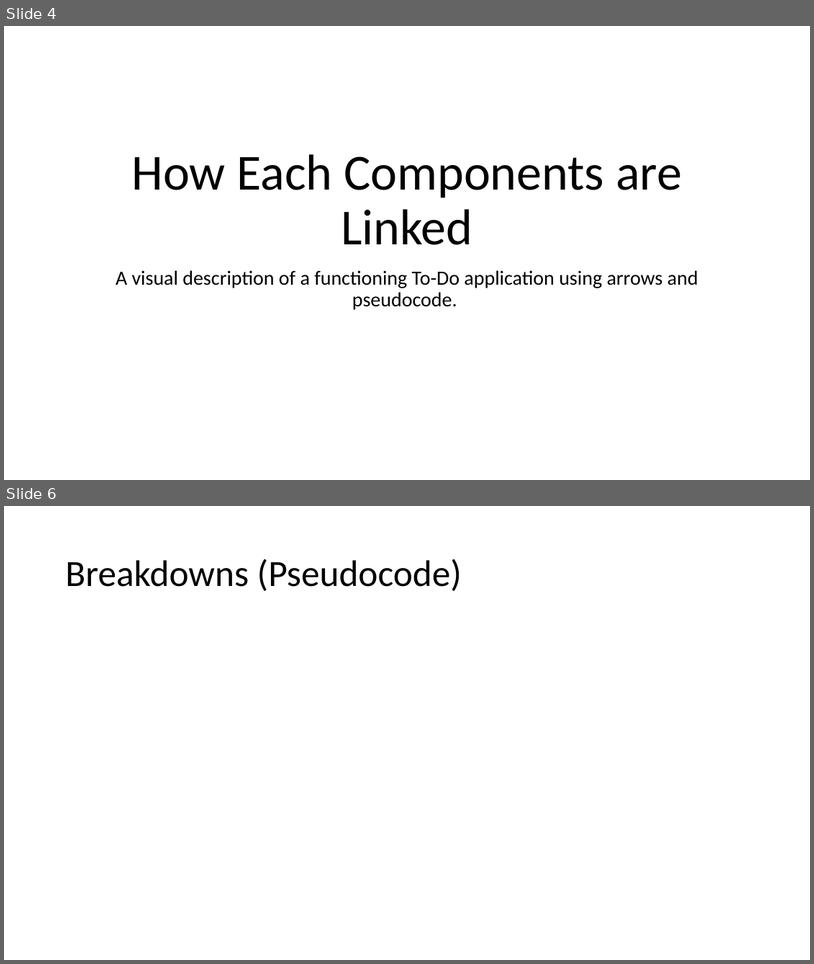
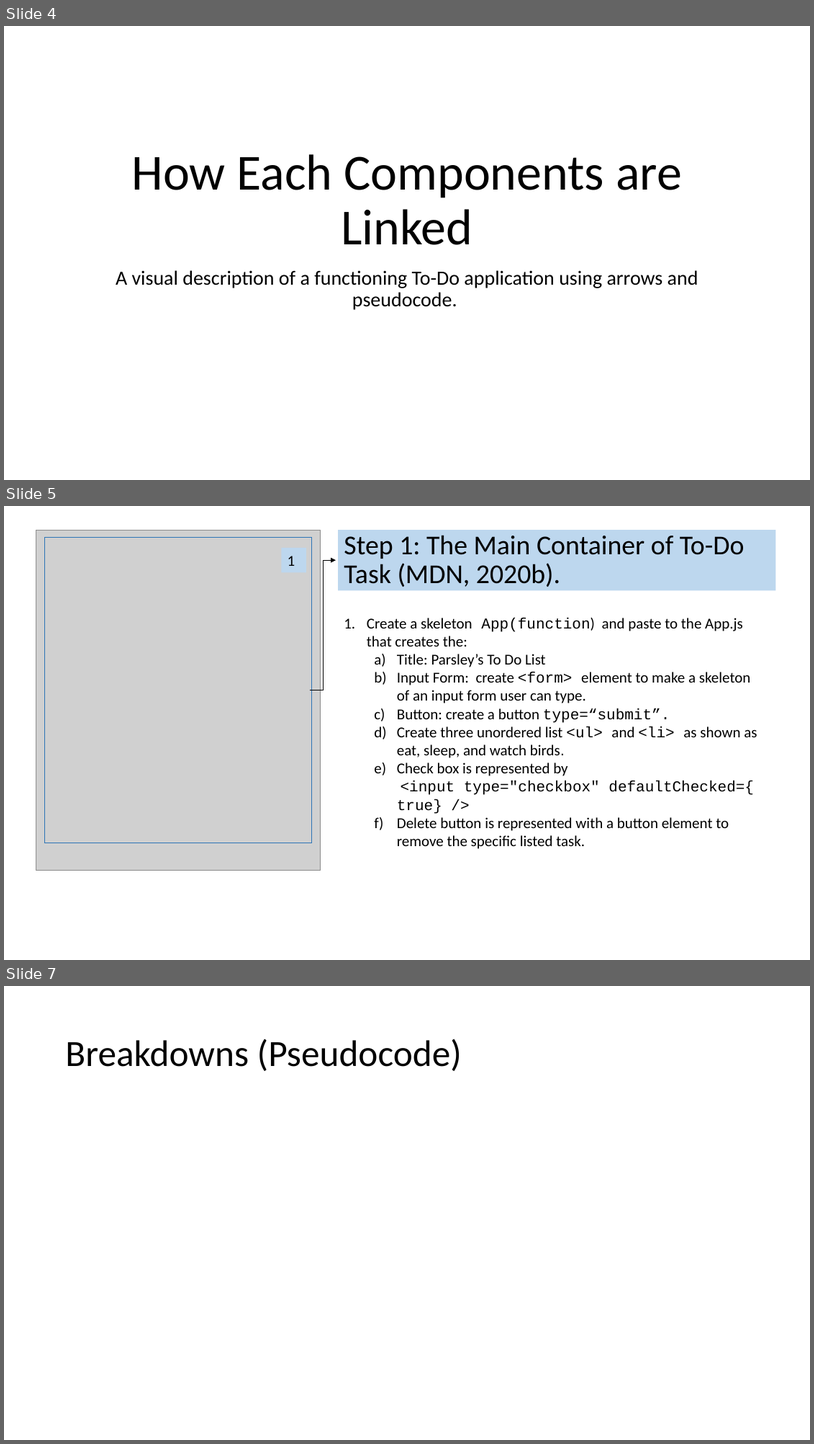
Before and after one commit to jia-von/react-app-planning-assignment, a slide deck: To-Do-App-Illustrations/React To-Do Planning Assignment.pptx. Shown one above the other, each under a label of ours: slides 4 and 6 before the commit, slides 4, 5 and 7 after it; the slides between them are not shown. The pictures are 814x964 and 814x1444 pixels, drawn with LibreOffice and Linux fonts; fonts in the diff are those of the drawing; grey boxes stand for pictures. Boxes give left, top, right and bottom in pixels: in the first picture for what was removed or moved away, otherwise in the second. Text is boxed around its words. In the diff, an @@ line names an element or a change of style, - is before the commit and + after.

Commit message:
added skeleton to the app.js sheet

```diff
--- a/To-Do-App-Illustrations/React To-Do Planning Assignment.pptx
+++ b/To-Do-App-Illustrations/React To-Do Planning Assignment.pptx
@@ slide 5 added at (4, 506, 810, 960), background #FFFFFF @@
@@ picture added at (36, 530, 320, 870) @@
@@ rectangle added at (44, 538, 312, 843), outline #2E75B6 1 pt @@
@@ rectangle added at (282, 548, 306, 572), fill #BDD7EE, 18 pt, text #000000 @@
+1
@@ title added at (338, 530, 776, 590), fill #BDD7EE, 32.4 pt, text #000000 @@
+Step 1: The Main Container of To-Do Task (MDN, 2020b).
@@ elbow arrow added from (310, 690) to (336, 561), #000000 0.5 pt @@
@@ text added at (367, 618, 757, 849), 18 pt, text #000000 @@
+1. Create a skeleton App(function) and paste to the App.js that creates the:
+  a) Title: Parsley’s To Do List
+  b) Input Form: create <form> element to make a skeleton of an input form user can type.
+  c) Button: create a button type=“submit”.
+  d) Create three unordered list <ul> and <li> as shown as eat, sleep, and watch birds.
+  e) Check box is represented by <input type="checkbox" defaultChecked={true} />
+  f) Delete button is represented with a button element to remove the specific listed task.
@@ what was slide 6 is now slide 7 @@
```
Also in this commit, not shown: 4 slides changed, 8 other files.
